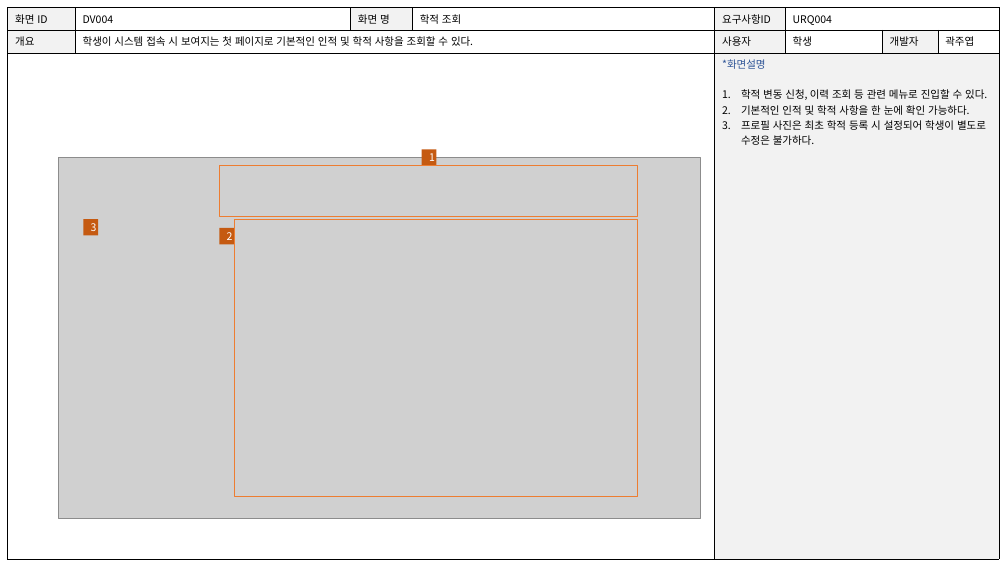
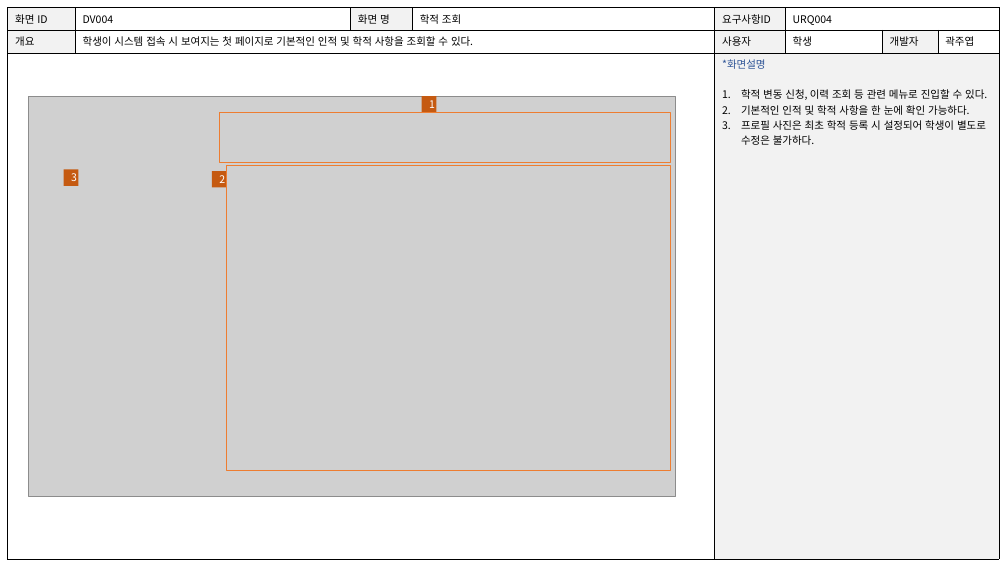
Before and after one commit to weather0/yd_Final01, a slide deck: slide 7 of 문서/작성중/(작업중-최신!)디자인통합222.pptx. Drawn at 1008x567 pixels with LibreOffice and Linux fonts; fonts in the diff are those of the drawing; grey boxes stand for pictures. Boxes give left, top, right and bottom in pixels: in the first picture for what was removed or moved away, otherwise in the second. Text is boxed around its words. In the diff, an @@ line names an element or a change of style, - is before the commit and + after.

```diff
--- a/문서/작성중/(작업중-최신!)디자인통합222.pptx
+++ b/문서/작성중/(작업중-최신!)디자인통합222.pptx
@@ picture: place and size @@
-picture at [59, 157, 700, 519]
+picture at [29, 96, 676, 497]
@@ rectangle: place and size @@
-rectangle at [219, 166, 637, 216]
+rectangle at [219, 113, 670, 163]
@@ rectangle "1": place and size @@
-rectangle "1" at [422, 150, 437, 166]
+rectangle "1" at [422, 96, 437, 113]
@@ rectangle "3": place and size @@
-rectangle "3" at [83, 219, 98, 236]
+rectangle "3" at [64, 169, 79, 186]
@@ rectangle "2": place and size @@
-rectangle "2" at [219, 228, 234, 245]
+rectangle "2" at [212, 171, 227, 188]
@@ rectangle: place and size @@
-rectangle at [234, 219, 637, 497]
+rectangle at [227, 166, 671, 471]
```
Also in this commit, not shown: 30 other slides changed.
